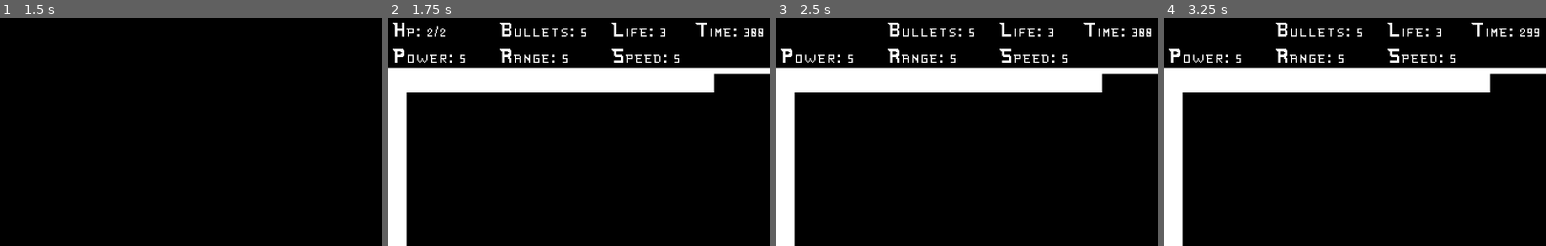
Above: before the commit, frames 1-4 (left to right).
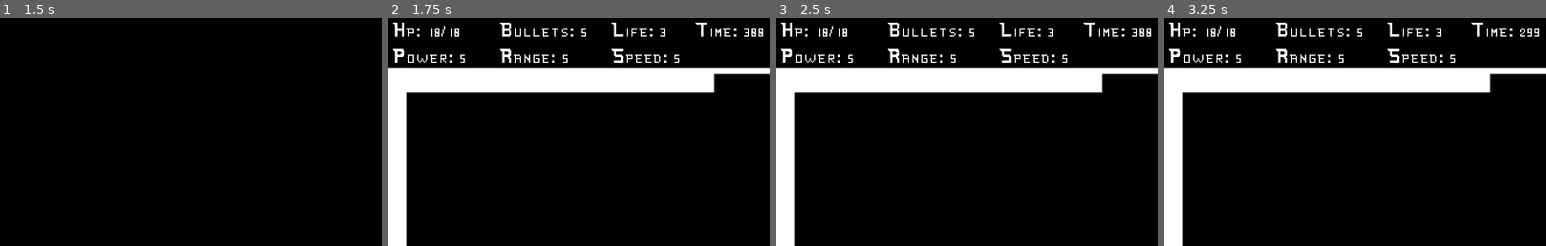
Above: after the commit, the same moments.

Repository: vitorjusto/Bit-Hero
Game: Godot game, scene res://Scenes/Main.tscn
Same seed, same stepped clock (60 frames per second), same inputs: the game is played once before the commit and once after it.
Inputs (mouse positions are % of the whole screen's width and height, from its top left):
- Up to frame 1 (1.5 s): tap Enter at 0.5 s; move the mouse to (72, 45) at 0.52 s; hold Right (Right) from 0.53 s (still down); tap Up (Up) at 0.6, 0.77, 1.07 s; tap Space (Dash) at 1.25, 1.35 s; move the mouse to (30, 55) at 1.27 s
- Up to frame 2 (1.75 s): keep holding Right (Right); tap Up (Up) at 1.52, 1.55 s
- Up to frame 3 (2.5 s): tap Up (Up) at 1.82, 2.3 s; move the mouse to (60, 28) at 2.02 s; release Right (Right) at 2.03 s; press the mouse at (60, 28) at 2.03 s; hold Left (Left) from 2.03 s (still down)
- Up to frame 4 (3.25 s): move the mouse to (45, 70) at 2.77 s; release Left (Left) at 2.78 s; release the mouse at (45, 70) at 2.78 s; hold Right (Right) from 2.78 s (still down); right-click (45, 70) at 2.85 s; tap Up (Up) at 3.02, 3.05 s
The pictures show only the part of the screen within x 0-50%, y 0-50%; the shares and areas given below are measured in that part.

Frame 1 is identical in both runs. In frame 2, 0.2% of the frame differs, in the area x 10-19%, y 3-9%; in frame 3, 0.3%, in the area x 1-19%, y 2-9%; in frame 4, 0.3%.

Commit message:
create levels transitions

Diff:
--- a/Scenes/Bosses/Boss1.tscn
+++ b/Scenes/Bosses/Boss1.tscn
@@ -33,3 +33,5 @@
 offset_right = 100.0
 offset_bottom = 100.0
 theme_override_styles/panel = SubResource("StyleBoxFlat_i8kqm")
+
+[connection signal="onDefeat" from="Hurtbox" to="." method="onDefeat"]
--- a/Scenes/Bosses/Boss2.tscn
+++ b/Scenes/Bosses/Boss2.tscn
@@ -148,3 +148,5 @@
 [node name="VisibleOnScreenEnabler2D" type="VisibleOnScreenEnabler2D" parent="."]
 process_mode = 3
 enable_mode = 1
+
+[connection signal="onDefeat" from="Hurtbox" to="." method="onDefeat"]
--- a/Scenes/Bosses/Boss3.tscn
+++ b/Scenes/Bosses/Boss3.tscn
@@ -47,7 +47,7 @@
 "times": PackedFloat32Array(0),
 "transitions": PackedFloat32Array(1),
 "update": 0,
-"values": [Vector2(0, -250.0)]
+"values": [Vector2(0, -250)]
 }
 tracks/2/type = "value"
 tracks/2/imported = false
@@ -59,7 +59,7 @@
 "times": PackedFloat32Array(0),
 "transitions": PackedFloat32Array(1),
 "update": 0,
-"values": [Vector2(0, -250.0)]
+"values": [Vector2(0, -250)]
 }
 tracks/3/type = "value"
 tracks/3/imported = false
@@ -71,7 +71,7 @@
 "times": PackedFloat32Array(0),
 "transitions": PackedFloat32Array(1),
 "update": 0,
-"values": [Vector2(0, -250.0)]
+"values": [Vector2(0, -250)]
 }
 tracks/4/type = "value"
 tracks/4/imported = false
@@ -83,7 +83,7 @@
 "times": PackedFloat32Array(0),
 "transitions": PackedFloat32Array(1),
 "update": 0,
-"values": [Vector2(0, -250.0)]
+"values": [Vector2(0, -250)]
 }
 tracks/5/type = "value"
 tracks/5/imported = false
@@ -95,7 +95,7 @@
 "times": PackedFloat32Array(0),
 "transitions": PackedFloat32Array(1),
 "update": 0,
-"values": [Vector2(0, -250.0)]
+"values": [Vector2(0, -250)]
 }
 tracks/6/type = "value"
 tracks/6/imported = false
@@ -107,7 +107,7 @@
 "times": PackedFloat32Array(0),
 "transitions": PackedFloat32Array(1),
 "update": 0,
-"values": [Vector2(0, -250.0)]
+"values": [Vector2(0, -250)]
 }
 tracks/7/type = "value"
 tracks/7/imported = false
@@ -119,7 +119,7 @@
 "times": PackedFloat32Array(0),
 "transitions": PackedFloat32Array(1),
 "update": 0,
-"values": [Vector2(0, -250.0)]
+"values": [Vector2(0, -250)]
 }
 tracks/8/type = "value"
 tracks/8/imported = false
@@ -131,7 +131,7 @@
 "times": PackedFloat32Array(0),
 "transitions": PackedFloat32Array(1),
 "update": 0,
-"values": [Vector2(0, -250.0)]
+"values": [Vector2(0, -250)]
 }
 
 [sub_resource type="Animation" id="Animation_vpk43"]
@@ -287,7 +287,7 @@
 collision_layer = 4
 
 [node name="CollisionShape2D" type="CollisionShape2D" parent="Node2D/CharacterBody2D"]
-position = Vector2(0, -250.0)
+position = Vector2(0, -250)
 shape = SubResource("CircleShape2D_7eca1")
 
 [node name="Panel" type="Panel" parent="Node2D/CharacterBody2D/CollisionShape2D"]
@@ -302,7 +302,7 @@
 collision_layer = 4
 
 [node name="CollisionShape2D" type="CollisionShape2D" parent="Node2D/CharacterBody2D2"]
-position = Vector2(0, -250.0)
+position = Vector2(0, -250)
 shape = SubResource("CircleShape2D_7eca1")
 
 [node name="Panel" type="Panel" parent="Node2D/CharacterBody2D2/CollisionShape2D"]
@@ -317,7 +317,7 @@
 collision_layer = 4
 
 [node name="CollisionShape2D" type="CollisionShape2D" parent="Node2D/CharacterBody2D3"]
-position = Vector2(0, -250.0)
+position = Vector2(0, -250)
 shape = SubResource("CircleShape2D_7eca1")
 
 [node name="Panel" type="Panel" parent="Node2D/CharacterBody2D3/CollisionShape2D"]
@@ -332,7 +332,7 @@
 collision_layer = 4
 
 [node name="CollisionShape2D" type="CollisionShape2D" parent="Node2D/CharacterBody2D4"]
-position = Vector2(0, -250.0)
+position = Vector2(0, -250)
 shape = SubResource("CircleShape2D_7eca1")
 
 [node name="Panel" type="Panel" parent="Node2D/CharacterBody2D4/CollisionShape2D"]
@@ -347,7 +347,7 @@
 collision_layer = 4
 
 [node name="CollisionShape2D" type="CollisionShape2D" parent="Node2D/CharacterBody2D5"]
-position = Vector2(0, -250.0)
+position = Vector2(0, -250)
 shape = SubResource("CircleShape2D_7eca1")
 
 [node name="Panel" type="Panel" parent="Node2D/CharacterBody2D5/CollisionShape2D"]
@@ -362,7 +362,7 @@
 collision_layer = 4
 
 [node name="CollisionShape2D" type="CollisionShape2D" parent="Node2D/CharacterBody2D6"]
-position = Vector2(0, -250.0)
+position = Vector2(0, -250)
 shape = SubResource("CircleShape2D_7eca1")
 
 [node name="Panel" type="Panel" parent="Node2D/CharacterBody2D6/CollisionShape2D"]
@@ -377,7 +377,7 @@
 collision_layer = 4
 
 [node name="CollisionShape2D" type="CollisionShape2D" parent="Node2D/CharacterBody2D7"]
-position = Vector2(0, -250.0)
+position = Vector2(0, -250)
 shape = SubResource("CircleShape2D_7eca1")
 
 [node name="Panel" type="Panel" parent="Node2D/CharacterBody2D7/CollisionShape2D"]
@@ -393,7 +393,7 @@
 collision_layer = 4
 
 [node name="CollisionShape2D" type="CollisionShape2D" parent="Node2D/CharacterBody2D8"]
-position = Vector2(0, -250.0)
+position = Vector2(0, -250)
 shape = SubResource("CircleShape2D_7eca1")
 
 [node name="Panel" type="Panel" parent="Node2D/CharacterBody2D8/CollisionShape2D"]
@@ -419,3 +419,5 @@
 
 [node name="CollisionShape2D" type="CollisionShape2D" parent="Hurtbox"]
 shape = SubResource("CircleShape2D_jdcrg")
+
+[connection signal="onDefeat" from="Hurtbox" to="." method="onDefeat"]
--- /dev/null
+++ b/Scenes/GameOverScreen.tscn
@@ -0,0 +1,21 @@
+[gd_scene load_steps=4 format=3 uid="uid://colpcsruk7noq"]
+
+[ext_resource type="Script" uid="uid://cmqq80n86tfl7" path="res://Scripts/gameOverScreen.gd" id="1_2emqa"]
+[ext_resource type="FontFile" uid="uid://clufxxmftvg5k" path="res://Assets/Fonts/bitFont.ttf" id="1_d4r0f"]
+
+[sub_resource type="LabelSettings" id="LabelSettings_2emqa"]
+font = ExtResource("1_d4r0f")
+font_size = 64
+
+[node name="GameOverScreen" type="Node2D"]
+script = ExtResource("1_2emqa")
+
+[node name="Label" type="Label" parent="."]
+offset_left = -8.0
+offset_top = -16.0
+offset_right = 1304.0
+offset_bottom = 808.0
+text = "GAME OVER"
+label_settings = SubResource("LabelSettings_2emqa")
+horizontal_alignment = 1
+vertical_alignment = 1
--- a/Scenes/Hud/Hud.tscn
+++ b/Scenes/Hud/Hud.tscn
@@ -57,6 +57,45 @@
 font_size = 32
 shadow_size = 0
 shadow_offset = Vector2(0, 0)
+
+[sub_resource type="Animation" id="Animation_xymhr"]
+length = 0.001
+tracks/0/type = "value"
+tracks/0/imported = false
+tracks/0/enabled = true
+tracks/0/path = NodePath("lblHp:visible")
+tracks/0/interp = 1
+tracks/0/loop_wrap = true
+tracks/0/keys = {
+"times": PackedFloat32Array(0),
+"transitions": PackedFloat32Array(1),
+"update": 1,
+"values": [true]
+}
+tracks/1/type = "value"
+tracks/1/imported = false
+tracks/1/enabled = true
+tracks/1/path = NodePath("lblTime:visible")
+tracks/1/interp = 1
+tracks/1/loop_wrap = true
+tracks/1/keys = {
+"times": PackedFloat32Array(0),
+"transitions": PackedFloat32Array(1),
+"update": 1,
+"values": [true]
+}
+tracks/2/type = "value"
+tracks/2/imported = false
+tracks/2/enabled = true
+tracks/2/path = NodePath("lblLife:visible")
+tracks/2/interp = 1
+tracks/2/loop_wrap = true
+tracks/2/keys = {
+"times": PackedFloat32Array(0),
+"transitions": PackedFloat32Array(1),
+"update": 1,
+"values": [true]
+}
 
 [sub_resource type="Animation" id="Animation_iteex"]
 resource_name = "lowHp"
@@ -75,33 +114,6 @@
 "values": [true, false]
 }
 
-[sub_resource type="Animation" id="Animation_xymhr"]
-length = 0.001
-tracks/0/type = "value"
-tracks/0/imported = false
-tracks/0/enabled = true
-tracks/0/path = NodePath("lblHp:visible")
-tracks/0/interp = 1
-tracks/0/loop_wrap = true
-tracks/0/keys = {
-"times": PackedFloat32Array(0),
-"transitions": PackedFloat32Array(1),
-"update": 1,
-"values": [true]
-}
-tracks/1/type = "value"
-tracks/1/imported = false
-tracks/1/enabled = true
-tracks/1/path = NodePath("lblTime:visible")
-tracks/1/interp = 1
-tracks/1/loop_wrap = true
-tracks/1/keys = {
-"times": PackedFloat32Array(0),
-"transitions": PackedFloat32Array(1),
-"update": 1,
-"values": [true]
-}
-
 [sub_resource type="Animation" id="Animation_bbjj2"]
 resource_name = "lowTime"
 length = 2.0
@@ -119,10 +131,27 @@
 "values": [true, false]
 }
 
+[sub_resource type="Animation" id="Animation_ysf55"]
+resource_name = "lowLife"
+length = 2.0
+tracks/0/type = "value"
+tracks/0/imported = false
+tracks/0/enabled = true
+tracks/0/path = NodePath("lblLife:visible")
+tracks/0/interp = 1
+tracks/0/loop_wrap = true
+tracks/0/keys = {
+"times": PackedFloat32Array(0, 1),
+"transitions": PackedFloat32Array(1, 1),
+"update": 1,
+"values": [true, false]
+}
+
 [sub_resource type="AnimationLibrary" id="AnimationLibrary_ysf55"]
 _data = {
 &"RESET": SubResource("Animation_xymhr"),
 &"lowHp": SubResource("Animation_iteex"),
+&"lowLife": SubResource("Animation_ysf55"),
 &"lowTime": SubResource("Animation_bbjj2")
 }
 
@@ -267,3 +296,9 @@
 &"": SubResource("AnimationLibrary_ysf55")
 }
 speed_scale = 5.0
+
+[node name="ApLowLife" type="AnimationPlayer" parent="."]
+libraries = {
+&"": SubResource("AnimationLibrary_ysf55")
+}
+speed_scale = 5.0
--- a/Scenes/Levels/Level1/Level1-boss.tscn
+++ b/Scenes/Levels/Level1/Level1-boss.tscn
@@ -1,10 +1,11 @@
-[gd_scene load_steps=9 format=4 uid="uid://boj7cnp6v11re"]
+[gd_scene load_steps=12 format=4 uid="uid://boj7cnp6v11re"]
 
 [ext_resource type="Script" uid="uid://fshacu43s86s" path="res://Scripts/Levels/levelBase.gd" id="1_75d8a"]
 [ext_resource type="PackedScene" uid="uid://dusc13do6gal5" path="res://Scenes/Tiles/Tiles.tscn" id="2_u7aos"]
 [ext_resource type="PackedScene" uid="uid://bt8r4fm7ba7l3" path="res://Scenes/Bosses/Boss1.tscn" id="3_8br1l"]
 [ext_resource type="PackedScene" uid="uid://cx5sy1x1xfdk" path="res://Scenes/Misc/LevelAnchors.tscn" id="4_wdhyj"]
 [ext_resource type="Script" uid="uid://phae2l1qrk6c" path="res://Scripts/Misc/bossDoorDetector.gd" id="5_wdhyj"]
+[ext_resource type="Script" uid="uid://bv2les5cqahs4" path="res://Scripts/Misc/portal.gd" id="6_omyj6"]
 
 [sub_resource type="RectangleShape2D" id="RectangleShape2D_omyj6"]
 size = Vector2(195.5, 45)
@@ -15,14 +16,20 @@
 [sub_resource type="StyleBoxFlat" id="StyleBoxFlat_71qtb"]
 bg_color = Color(1, 1, 1, 1)
 
+[sub_resource type="CircleShape2D" id="CircleShape2D_wdhyj"]
+radius = 38.013157
+
+[sub_resource type="StyleBoxFlat" id="StyleBoxFlat_omyj6"]
+
 [node name="Level1Boss" type="Node2D"]
 script = ExtResource("1_75d8a")
 
 [node name="Tiles" parent="." instance=ExtResource("2_u7aos")]
 tile_map_data = PackedByteArray("AAAhAAUAAAAAAAAAAAAhAAYAAAAAAAAAAAAhAAcAAAAAAAAAAAAiAAUAAAAAAAAAAAAiAAYAAAAAAAAAAAAiAA …(640 unchanged characters)…
 
-[node name="Boss1" parent="." instance=ExtResource("3_8br1l")]
+[node name="Boss1" parent="." node_paths=PackedStringArray("portal") instance=ExtResource("3_8br1l")]
 position = Vector2(640, 298)
+portal = NodePath("../portal")
 
 [node name="LevelAnchor" parent="." instance=ExtResource("4_wdhyj")]
 position = Vector2(662, 783)
@@ -54,4 +61,19 @@
 offset_bottom = 40.0
 theme_override_styles/panel = SubResource("StyleBoxFlat_71qtb")
 
+[node name="portal" type="Area2D" parent="."]
+collision_layer = 0
+script = ExtResource("6_omyj6")
+
+[node name="CollisionShape2D" type="CollisionShape2D" parent="portal"]
+shape = SubResource("CircleShape2D_wdhyj")
+
+[node name="Panel" type="Panel" parent="portal"]
+offset_left = -20.0
+offset_top = -22.0
+offset_right = 20.0
+offset_bottom = 18.0
+theme_override_styles/panel = SubResource("StyleBoxFlat_omyj6")
+
 [connection signal="body_entered" from="Area2D" to="Area2D" method="OnPlayerDetected"]
+[connection signal="body_entered" from="portal" to="portal" method="onPlayerDeteced"]
--- a/Scenes/Levels/Level2/Level2-boss.tscn
+++ b/Scenes/Levels/Level2/Level2-boss.tscn
@@ -1,10 +1,11 @@
-[gd_scene load_steps=9 format=4 uid="uid://bmml18kd3gr2g"]
+[gd_scene load_steps=12 format=4 uid="uid://bmml18kd3gr2g"]
 
 [ext_resource type="Script" uid="uid://fshacu43s86s" path="res://Scripts/Levels/levelBase.gd" id="1_fniyb"]
 [ext_resource type="PackedScene" uid="uid://dusc13do6gal5" path="res://Scenes/Tiles/Tiles.tscn" id="2_32m4d"]
 [ext_resource type="PackedScene" uid="uid://cx5sy1x1xfdk" path="res://Scenes/Misc/LevelAnchors.tscn" id="4_s8eq5"]
 [ext_resource type="Script" uid="uid://phae2l1qrk6c" path="res://Scripts/Misc/bossDoorDetector.gd" id="5_3o5mo"]
 [ext_resource type="PackedScene" uid="uid://cm7pkcvg0pc5s" path="res://Scenes/Bosses/Boss2.tscn" id="5_7dy68"]
+[ext_resource type="Script" uid="uid://bv2les5cqahs4" path="res://Scripts/Misc/portal.gd" id="6_5a6o6"]
 
 [sub_resource type="RectangleShape2D" id="RectangleShape2D_omyj6"]
 size = Vector2(171, 45)
@@ -14,6 +15,11 @@
 
 [sub_resource type="StyleBoxFlat" id="StyleBoxFlat_71qtb"]
 bg_color = Color(1, 1, 1, 1)
+
+[sub_resource type="CircleShape2D" id="CircleShape2D_16jd3"]
+radius = 38.013157
+
+[sub_resource type="StyleBoxFlat" id="StyleBoxFlat_7yv25"]
 
 [node name="Level1Boss" type="Node2D"]
 script = ExtResource("1_fniyb")
@@ -51,7 +57,23 @@
 offset_bottom = 40.0
 theme_override_styles/panel = SubResource("StyleBoxFlat_71qtb")
 
-[node name="Boss2" parent="." instance=ExtResource("5_7dy68")]
+[node name="Boss2" parent="." node_paths=PackedStringArray("portal") instance=ExtResource("5_7dy68")]
 position = Vector2(624, 304)
+portal = NodePath("../portal")
+
+[node name="portal" type="Area2D" parent="."]
+collision_layer = 0
+script = ExtResource("6_5a6o6")
+
+[node name="CollisionShape2D" type="CollisionShape2D" parent="portal"]
+shape = SubResource("CircleShape2D_16jd3")
+
+[node name="Panel" type="Panel" parent="portal"]
+offset_left = -20.0
+offset_top = -22.0
+offset_right = 20.0
+offset_bottom = 18.0
+theme_override_styles/panel = SubResource("StyleBoxFlat_7yv25")
 
 [connection signal="body_entered" from="Area2D" to="Area2D" method="OnPlayerDetected"]
+[connection signal="body_entered" from="portal" to="portal" method="onPlayerDeteced"]
--- a/Scenes/Levels/Level3/Level3-boss.tscn
+++ b/Scenes/Levels/Level3/Level3-boss.tscn
@@ -1,10 +1,11 @@
-[gd_scene load_steps=9 format=4 uid="uid://ctjmdwjoqmoqm"]
+[gd_scene load_steps=12 format=4 uid="uid://ctjmdwjoqmoqm"]
 
 [ext_resource type="Script" uid="uid://fshacu43s86s" path="res://Scripts/Levels/levelBase.gd" id="1_sojos"]
 [ext_resource type="PackedScene" uid="uid://dusc13do6gal5" path="res://Scenes/Tiles/Tiles.tscn" id="2_qt2kp"]
 [ext_resource type="PackedScene" uid="uid://cx5sy1x1xfdk" path="res://Scenes/Misc/LevelAnchors.tscn" id="3_aixy0"]
 [ext_resource type="Script" uid="uid://phae2l1qrk6c" path="res://Scripts/Misc/bossDoorDetector.gd" id="4_ydseq"]
 [ext_resource type="PackedScene" uid="uid://bypdfx8jr01ur" path="res://Scenes/Bosses/Boss3.tscn" id="5_cnidw"]
+[ext_resource type="Script" uid="uid://bv2les5cqahs4" path="res://Scripts/Misc/portal.gd" id="6_onklc"]
 
 [sub_resource type="RectangleShape2D" id="RectangleShape2D_omyj6"]
 size = Vector2(171, 45)
@@ -14,6 +15,11 @@
 
 [sub_resource type="StyleBoxFlat" id="StyleBoxFlat_71qtb"]
 bg_color = Color(1, 1, 1, 1)
+
+[sub_resource type="CircleShape2D" id="CircleShape2D_0hehe"]
+radius = 38.013157
+
+[sub_resource type="StyleBoxFlat" id="StyleBoxFlat_1qcpk"]
 
 [node name="Level1Boss" type="Node2D"]
 script = ExtResource("1_sojos")
@@ -51,7 +57,23 @@
 offset_bottom = 40.0
 theme_override_styles/panel = SubResource("StyleBoxFlat_71qtb")
 
-[node name="Boss3" parent="." instance=ExtResource("5_cnidw")]
+[node name="Boss3" parent="." node_paths=PackedStringArray("portal") instance=ExtResource("5_cnidw")]
 position = Vector2(656, 240)
+portal = NodePath("../portal2")
+
+[node name="portal2" type="Area2D" parent="."]
+collision_layer = 0
+script = ExtResource("6_onklc")
+
+[node name="CollisionShape2D" type="CollisionShape2D" parent="portal2"]
+shape = SubResource("CircleShape2D_0hehe")
+
+[node name="Panel" type="Panel" parent="portal2"]
+offset_left = -20.0
+offset_top = -22.0
+offset_right = 20.0
+offset_bottom = 18.0
+theme_override_styles/panel = SubResource("StyleBoxFlat_1qcpk")
 
 [connection signal="body_entered" from="Area2D" to="Area2D" method="OnPlayerDetected"]
+[connection signal="body_entered" from="portal2" to="portal2" method="onPlayerDeteced"]
--- a/Scenes/Main.tscn
+++ b/Scenes/Main.tscn
@@ -9,12 +9,17 @@
 [ext_resource type="Script" uid="uid://s4gpvpom8prk" path="res://Scripts/Timer/timer.gd" id="7_jw32o"]
 [ext_resource type="Script" uid="uid://cskt78e87bk0r" path="res://Scripts/Managers/particleManager.gd" id="8_50glp"]
 [ext_resource type="Script" uid="uid://dooucd7uo8n7i" path="res://Scripts/Managers/EnemiesProjectileManager.gd" id="9_vy5pj"]
+[ext_resource type="FontFile" uid="uid://clufxxmftvg5k" path="res://Assets/Fonts/bitFont.ttf" id="10_bmxlf"]
 
 [sub_resource type="RectangleShape2D" id="RectangleShape2D_v1gob"]
 size = Vector2(1314.5, 37)
 
 [sub_resource type="StyleBoxFlat" id="StyleBoxFlat_vy5pj"]
 bg_color = Color(0, 0, 0, 1)
+
+[sub_resource type="LabelSettings" id="LabelSettings_4kpch"]
+font = ExtResource("10_bmxlf")
+font_size = 64
 
 [node name="Main" type="Node2D"]
 script = ExtResource("1_idj7w")
@@ -61,14 +66,25 @@
 
 [node name="CanvasLayer" type="CanvasLayer" parent="."]
 layer = 100
+visible = false
 
 [node name="Panel" type="Panel" parent="CanvasLayer"]
-visible = false
 offset_left = -56.0
 offset_top = -64.0
 offset_right = 1352.0
 offset_bottom = 848.0
 theme_override_styles/panel = SubResource("StyleBoxFlat_vy5pj")
 
+[node name="lblTimeUp" type="Label" parent="CanvasLayer"]
+visible = false
+offset_right = 1312.0
+offset_bottom = 824.0
+text = "Time Up"
+label_settings = SubResource("LabelSettings_4kpch")
+horizontal_alignment = 1
+vertical_alignment = 1
+
 [connection signal="onDamage" from="Player" to="Hud" method="UpdateHud"]
 [connection signal="playerDied" from="Player" to="." method="onPlayerDied"]
+[connection signal="onTimeUp" from="TimeManager" to="." method="OnTimeUp"]
+[connection signal="onTimeUp" from="TimeManager" to="Player" method="handlePlayerDeath"]
--- a/Scenes/Player/Player.tscn
+++ b/Scenes/Player/Player.tscn
@@ -155,6 +155,7 @@
 
 [node name="CollisionShape2D" type="CollisionShape2D" parent="HurtBox"]
 shape = SubResource("CircleShape2D_ude3g")
+disabled = true
 
 [node name="AnimatedSprite2D" type="AnimatedSprite2D" parent="."]
 sprite_frames = SubResource("SpriteFrames_spxdj")
--- /dev/null
+++ b/Scenes/TitleScreen.tscn
@@ -0,0 +1,13 @@
+[gd_scene load_steps=2 format=3 uid="uid://6vi4mxo2f238"]
+
+[ext_resource type="Script" uid="uid://b8ckduus1xxed" path="res://Scripts/titleScreen.gd" id="1_uebgo"]
+
+[node name="TitleScreen" type="Node2D"]
+script = ExtResource("1_uebgo")
+
+[node name="Label" type="Label" parent="."]
+offset_left = 288.0
+offset_top = 208.0
+offset_right = 760.0
+offset_bottom = 312.0
+text = "AOOOOOOOOOOOOOOOOOOOOOOO"
--- a/Scripts/Boss/boss1.gd
+++ b/Scripts/Boss/boss1.gd
@@ -4,6 +4,8 @@
 @onready var parent: Node2D = get_parent()
 @onready var projManager: EnemiesProjectileManager = get_tree().root.get_node("/root/Main/EnemiesProjectileManager")
 @onready var hurtbox: Hurtbox = get_node("Hurtbox")
+@export var portal: Node2D
+
 var angle
 func _ready() -> void:
 	changeAngle()
@@ -77,3 +79,6 @@
 func shoot(ang: float):
 	var speed = Vector2(sin(deg_to_rad(ang)) * -10, cos(deg_to_rad(ang)) * -10)
 	projManager.ShootRegularProjectile(global_position, speed)
+
+func onDefeat() -> void:
+	portal.set_deferred("position", Vector2(640.0, 520.0))
--- a/Scripts/Boss/boss2.gd
+++ b/Scripts/Boss/boss2.gd
@@ -10,6 +10,7 @@
 @export var anchors : Array[Node2D]
 @onready var projManager: EnemiesProjectileManager = get_tree().root.get_node("/root/Main/EnemiesProjectileManager")
 @onready var hurtbox: Hurtbox = get_node("Hurtbox")
+@export var portal: Node2D
 
 var shootTimer =150
 const MAXSHOOTTIMER : float = 80
@@ -65,3 +66,7 @@
 
 	var projSpeed = Vector2(sin(deg_to_rad(angle) + offset) * -10, cos(deg_to_rad(angle) + offset) * -10)
 	projManager.ShootFireProjectile(global_position + offSetPos, projSpeed)
+
+
+func onDefeat() -> void:
+	portal.set_deferred("position", Vector2(640.0, 520.0))
--- a/Scripts/Boss/boss3.gd
+++ b/Scripts/Boss/boss3.gd
@@ -7,6 +7,7 @@
 @onready var projManager: EnemiesProjectileManager = get_tree().root.get_node("/root/Main/EnemiesProjectileManager")
 @onready var parent: Node2D = get_parent()
 @onready var player: Player = get_tree().root.get_node("/root/Main/Player")
+@export var portal: Node2D
 
 var timer = 100
 const MAXTIMER = 60
@@ -41,3 +42,6 @@
 	var speed = Vector2(sin(angle + offset) * -10, cos(angle + offset) * -10)
 
 	projManager.ShootRegularProjectile(global_position, speed)
+
+func onDefeat() -> void:
+	portal.set_deferred("position", Vector2(640.0, 520.0))
--- a/Scripts/Hud/hud.gd
+++ b/Scripts/Hud/hud.gd
@@ -25,12 +25,13 @@
 
 @onready var ApLowHp : AnimationPlayer = get_node("ApLowHp")
 @onready var ApLowTime : AnimationPlayer = get_node("ApLowTime")
+@onready var ApLowLife : AnimationPlayer = get_node("ApLowLife")
 
 func _ready() -> void:
 	UpdateHud()
 
 func UpdateHud():
-	lblHp.text = "Hp: %d/%d" % [player.hp, upgradeManager.MaxHP]
+	lblHp.text = "Hp: %d/%d" % [clamp(player.hp,0, 100), upgradeManager.MaxHP]
 	lblPower.text = "Power: %d" % upgradeManager.Power
 	lblSpeed.text = "Speed: %d" % upgradeManager.Speed
 	lblRange.text = "Range: %d" % upgradeManager.RangeProj
@@ -63,7 +64,7 @@
 	pnProjCooldown.size = Vector2(xSize, 8)
 
 func UpdateHp(hpBar : float):
-	lblHp.text = "Hp: %d/%d" % [player.hp, upgradeManager.MaxHP]
+	lblHp.text = "Hp: %d/%d" % [clamp(player.hp,0, 100), upgradeManager.MaxHP]
 	var xSize = abs(((hpBar / 20) * 72))
 	pnHpBar.size = Vector2(xSize, 6)
 
@@ -78,3 +79,9 @@
 	lblLife.text = "Life: %d" % life
 	var xSize = (lifebar / maxLifeBar) * 100
 	pnlife.size = Vector2(xSize, 6)
+
+	if player.life == 1:
+		ApLowLife.play("lowLife")
+	else:
+		ApLowLife.stop()
+		lblLife.visible = true
--- /dev/null
+++ b/Scripts/Misc/portal.gd
@@ -0,0 +1,6 @@
+extends Area2D
+
+@onready var main: Main = get_tree().root.get_node("/root/Main")
+
+func onPlayerDeteced(body: Node2D) -> void:
+	main.nextLevel()
--- a/Scripts/Player/player.gd
+++ b/Scripts/Player/player.gd
@@ -1,7 +1,7 @@
 class_name Player
 extends CharacterBody2D
 
-var hp = 2
+var hp = 10
 var hpBar : float = 0
 const SPEED = 130.0
 const JUMP_VELOCITY = -400.0
--- a/Scripts/Player/upgradeManager.gd
+++ b/Scripts/Player/upgradeManager.gd
@@ -3,7 +3,7 @@
 
 @export var player : Player
 
-var MaxHP = 2 #Done
+var MaxHP = 10 #Done
 var Power = 5 #Done
 var Special = 3
 var passiveRechargingSpecial = true
--- a/Scripts/Timer/timer.gd
+++ b/Scripts/Timer/timer.gd
@@ -8,7 +8,14 @@
 		time = 300
 		return
 
+	if time < 0:
+		return
+
 	time -= delta
 
+	if time < 0:
+		emit_signal("onTimeUp")
+
+signal onTimeUp()
 func getTime() -> int:
 	return ceil(time)
--- /dev/null
+++ b/Scripts/gameOverScreen.gd
@@ -0,0 +1,5 @@
+extends Node2D
+
+func _process(delta: float) -> void:
+	if Input.is_anything_pressed():
+		get_tree().change_scene_to_file("res://Scenes/TitleScreen.tscn")
--- a/Scripts/main.gd
+++ b/Scripts/main.gd
@@ -5,10 +5,12 @@
 var sections = []
 @onready var player : Player = get_node("Player")
 @onready var wall : StaticBody2D = get_node("StaticBody2D")
-@onready var blackScreen : Panel = get_node("CanvasLayer/Panel")
+@onready var blackScreen : CanvasLayer = get_node("CanvasLayer")
 @onready var upgradeManager : UpgradeManager = get_node("UpgradeManager")
 @onready var enemiesProj : EnemiesProjectileManager = get_node("EnemiesProjectileManager")
 @onready var hud : Hud = get_node("Hud")
+@onready var lblTimeUp : Label = get_node("CanvasLayer/lblTimeUp")
+
 var level = 1
 var blackScreenTimer = 100
 
@@ -26,11 +28,13 @@
 
 	if blackScreenTimer <= 0:
 		player.process_mode = Node.PROCESS_MODE_INHERIT
+		player.hp = upgradeManager.MaxHP
 		blackScreen.visible = false
 		player.allowMove = true
 		player.visible = true
 		player.aniSprite.visible = true
 		player.col.set_deferred("disabled", false)
+		lblTimeUp.visible = false
 
 func SetPlayerCameraBehavior():
 
@@ -48,7 +52,7 @@
 	var instance: Node2D = scene.instantiate()
 
 	var lastLevel = instance
-	add_child(instance)
+	call_deferred("add_child", instance)
 	sections.append(instance)
 
 	var amount = 2
@@ -67,7 +71,7 @@
 		instance.position =Vector2(0, lastLevel.position.y + lastLevelAnchor.position.y - currentLevelAnchor.position.y)
 
 		lastLevel = instance
-		add_child(instance)
+		call_deferred("add_child", instance)
 		sections.append(instance)
 
 	if level == 4:
@@ -80,7 +84,7 @@
 		instance.position =Vector2(0, lastLevel.position.y + lastLevelAnchor.position.y - currentLevelAnchor.position.y)
 
 		lastLevel = instance
-		add_child(instance)
+		call_deferred("add_child", instance)
 		sections.append(instance)
 
 func nextSection():
@@ -98,12 +102,14 @@
 	SetPlayerCameraBehavior()
 
 func onPlayerDied() -> void:
+	player.life -= 1
+
+	if player.life == 0:
+		get_tree().change_scene_to_file("res://Scenes/GameOverScreen.tscn")
 	blackScreen.visible = true
 	blackScreenTimer = 120
 	player.position = Vector2(640.0, 520.0)
 
-	player.hp = upgradeManager.MaxHP
-	player.life -= 1
 	enemiesProj.disableAllProjectiles()
 	ClearLevels()
 	GenerateLevels()
@@ -114,3 +120,17 @@
 		a.call_deferred("queue_free")
 
 	sections.clear()
+
+func OnTimeUp() -> void:
+	lblTimeUp.visible = true
+
+func nextLevel():
+	blackScreen.visible = true
+	blackScreenTimer = 120
+	player.position = Vector2(640.0, 520.0)
+	enemiesProj.disableAllProjectiles()
+	player.allowMove = false
+	level += 1
+	ClearLevels()
+	GenerateLevels()
+	setCamerafromStart()
--- /dev/null
+++ b/Scripts/titleScreen.gd
@@ -0,0 +1,6 @@
+extends Node2D
+
+
+func _process(delta: float) -> void:
+	if Input.is_anything_pressed():
+		get_tree().change_scene_to_file("res://Scenes/TitleScreen.tscn")
Not shown: 1 places in Scenes/Hud/Hud.tscn that only renumber resources
Not shown: 1 places in Scenes/Main.tscn that only renumber resources
Not shown, added: Scripts/Misc/portal.gd.uid
Not shown, added: Scripts/gameOverScreen.gd.uid
Not shown, added: Scripts/titleScreen.gd.uid
